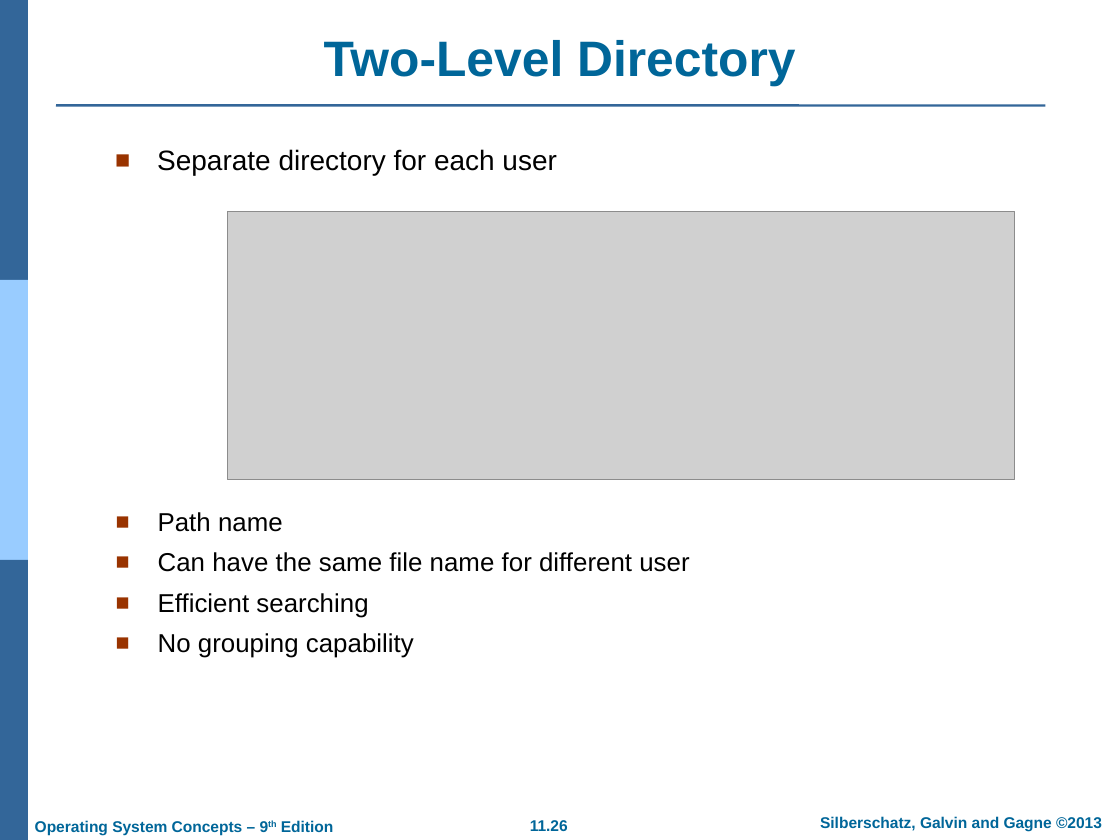
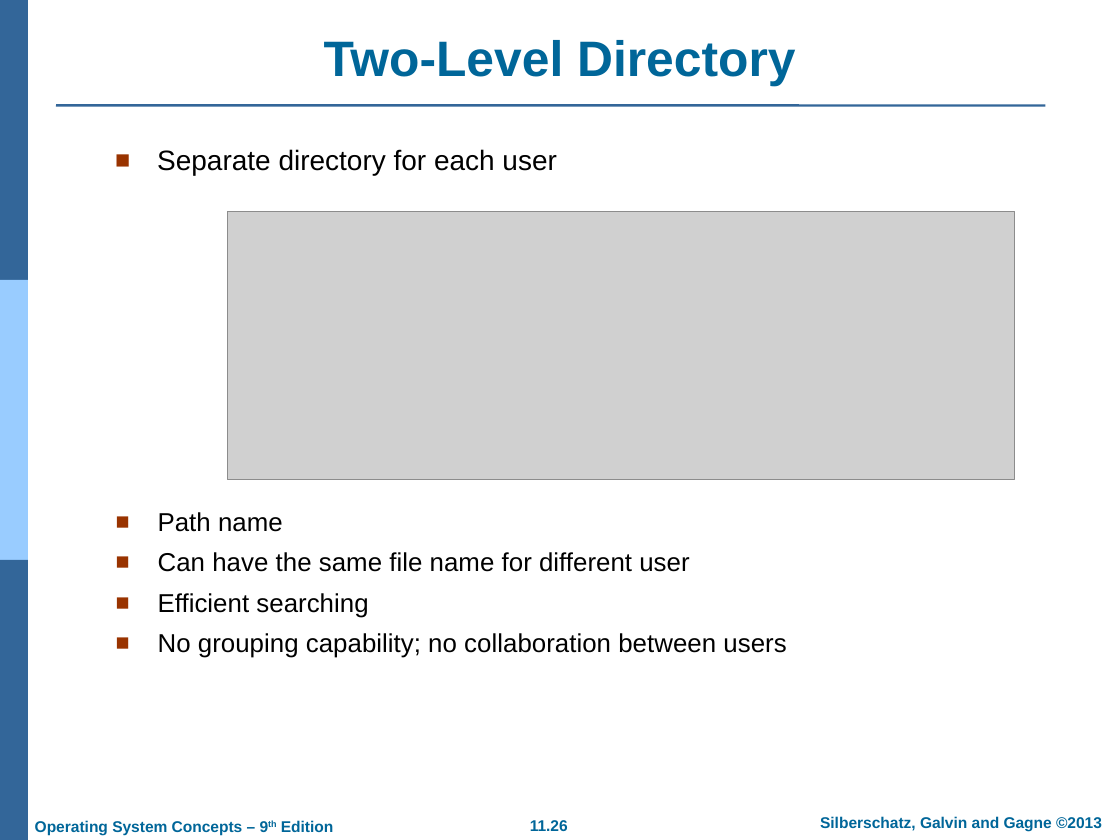
Before and after one commit to GeneralNitin/S4, a slide deck: slide 26 of S4/03. OS/PPTs/PPT-dir/11. File System Interface.ppt. Drawn at 1120x840 pixels with LibreOffice and Linux fonts; fonts in the diff are those of the drawing; grey boxes stand for pictures; background and template pictures are left out. Boxes give left, top, right and bottom in pixels: in the first picture for what was removed or moved away, otherwise in the second. Text is boxed around its words. In the diff, an @@ line names an element or a change of style, - is before the commit and + after.

```diff
--- a/S4/03. OS/PPTs/PPT-dir/11. File System Interface.ppt
+++ b/S4/03. OS/PPTs/PPT-dir/11. File System Interface.ppt
@@ text at (158,633,786,658): text changed @@
-■ No grouping capability
+■ No grouping capability; no collaboration between users
```
Also in this commit, not shown: 4 other slides changed, 1 other file.
